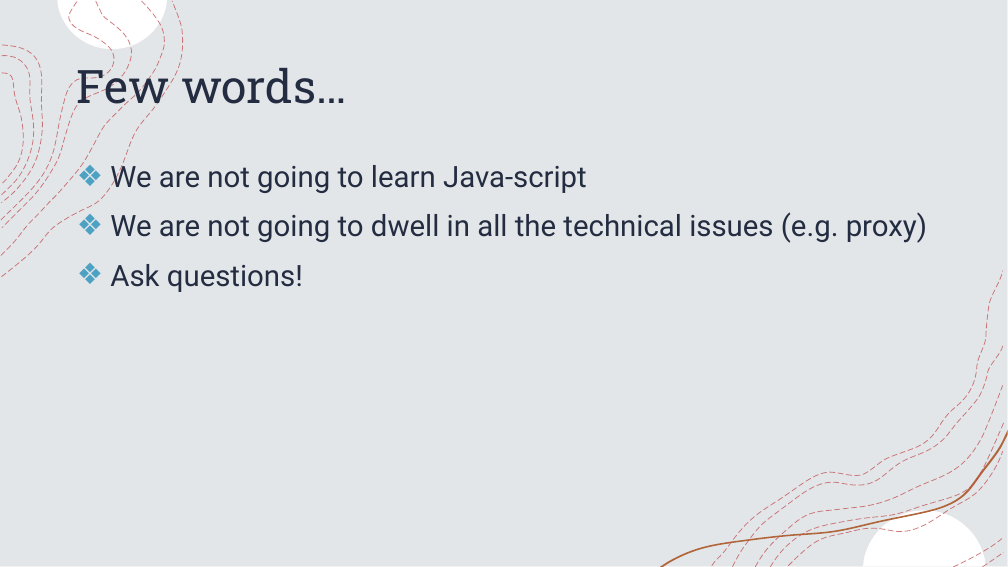
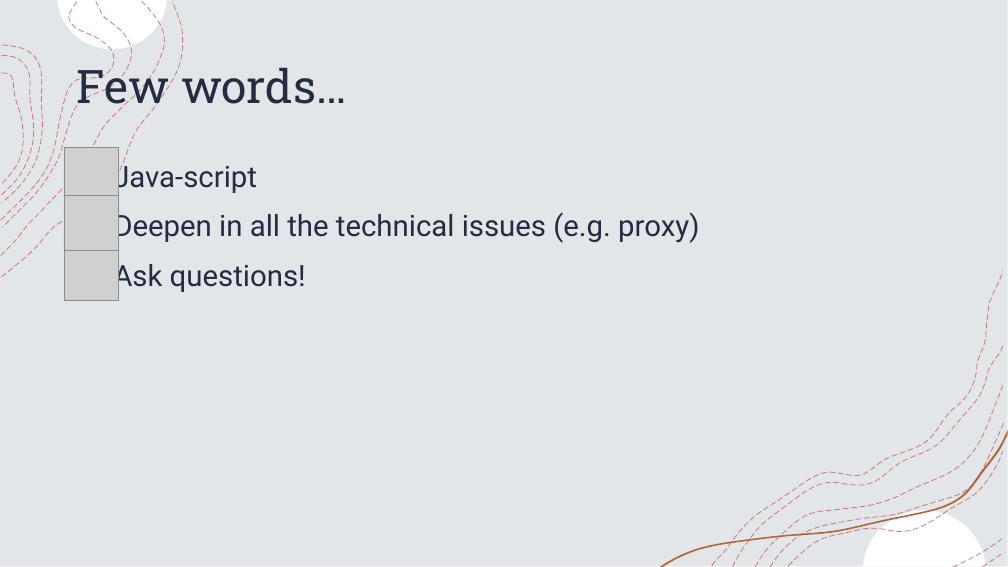
Before and after one commit to shaharjacob/learning-react, a slide deck: slide 4 of Presentation1.pptx. Drawn at 1008x567 pixels with LibreOffice and Linux fonts; fonts in the diff are those of the drawing; grey boxes stand for pictures. Boxes give left, top, right and bottom in pixels: in the first picture for what was removed or moved away, otherwise in the second. Text is boxed around its words. In the diff, an @@ line names an element or a change of style, - is before the commit and + after.

```diff
--- a/Presentation1.pptx
+++ b/Presentation1.pptx
@@ picture added at (64, 148, 119, 203) @@
@@ text at (113, 160, 699, 244): text changed @@
-❖ We are not going to learn Java-script
-❖ We are not going to dwell in all the technical issues (e.g. proxy)
+Java-script
+Deepen in all the technical issues (e.g. proxy)
@@ picture added at (64, 195, 119, 250) @@
@@ picture added at (64, 247, 118, 301) @@
@@ text at (113, 258, 306, 293): bullet ❖ to none @@
```
Also in this commit, not shown: 2 other slides changed, 2 other files.
